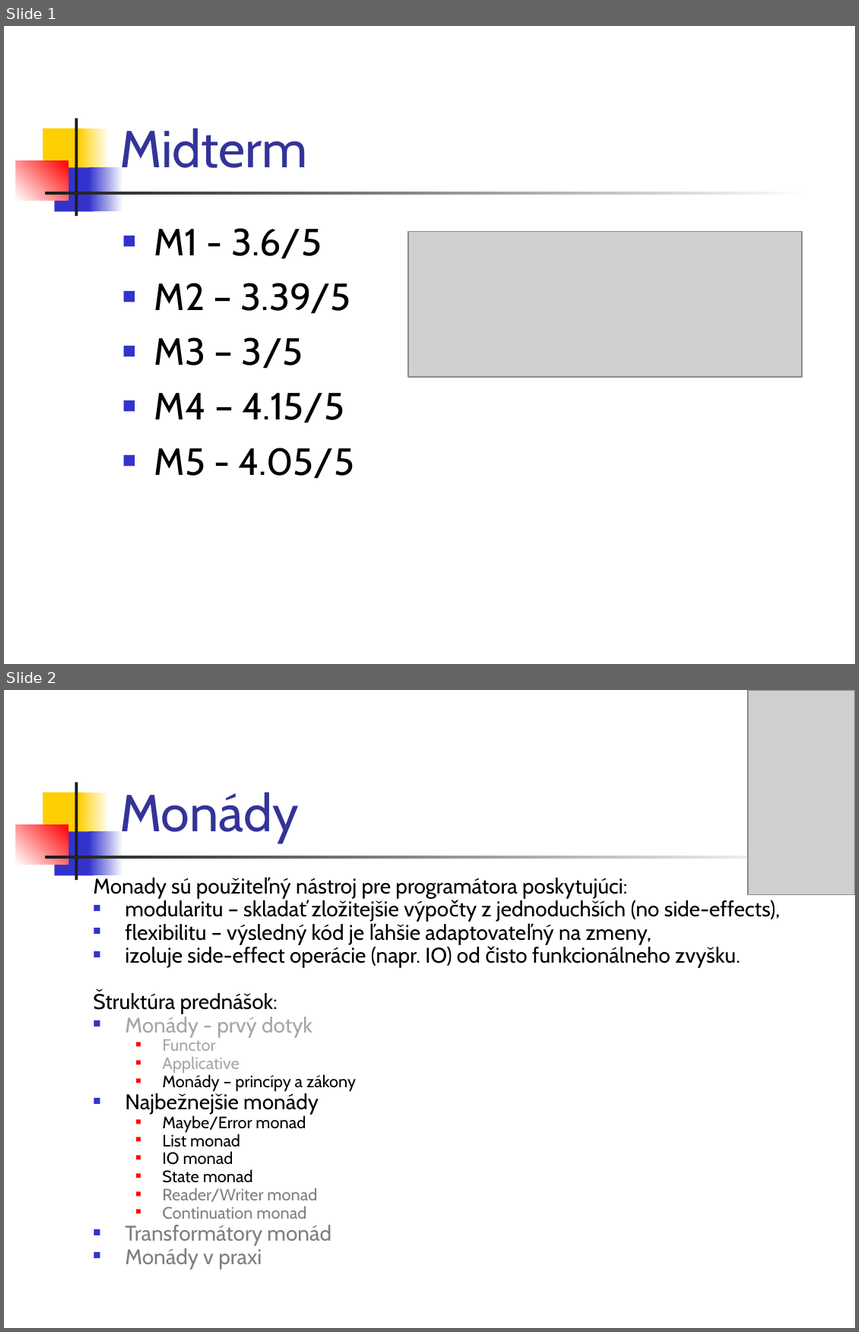
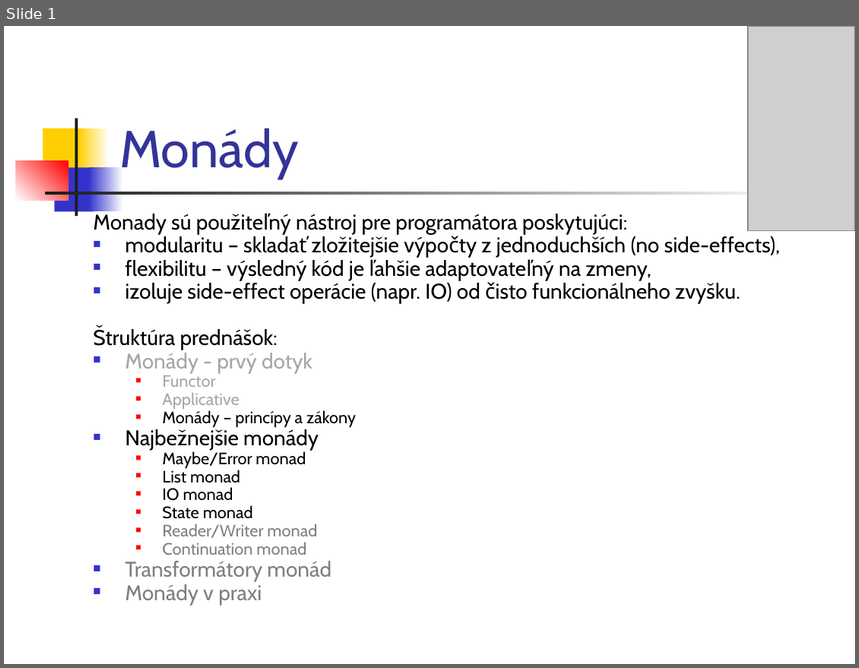
Before and after one commit to Funkcionalne/Prednasky, a slide deck: 12/12_fpro.ppt. Shown one above the other, each under a label of ours: slides 1 and 2 before the commit, slide 1 after it. The pictures are 859x1332 and 859x668 pixels, drawn with LibreOffice and Linux fonts; fonts in the diff are those of the drawing; grey boxes stand for pictures. Boxes give left, top, right and bottom in pixels: in the first picture for what was removed or moved away, otherwise in the second. Text is boxed around its words. In the diff, an @@ line names an element or a change of style, - is before the commit and + after.

```diff
--- a/12/12_fpro.ppt
+++ b/12/12_fpro.ppt
@@ slide 1 removed at box(4, 26, 855, 664), background #FFFFFF; not listed: 7 template elements that a slide beside it also shows @@
@@ title removed at box(120, 128, 307, 168) @@
-Midterm
@@ text removed at box(154, 228, 354, 479) @@
-■ M1 - 3.6/5
-■ M2 – 3.39/5
-■ M3 – 3/5
-■ M4 – 4.15/5
-■ M5 - 4.05/5
@@ picture removed at box(408, 232, 803, 378) @@
@@ what was slide 2 is now slide 1 @@
```
Also in this commit, not shown: 4 slides changed, 13 other files.
